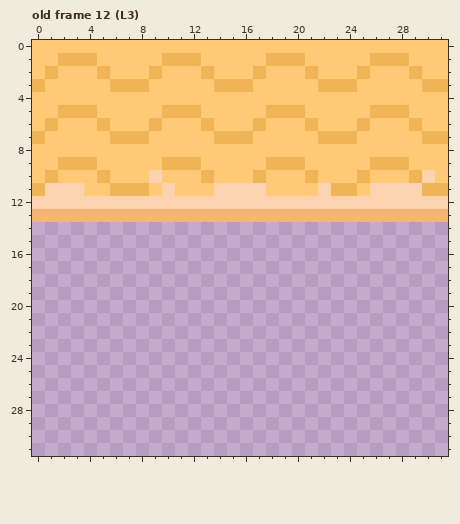
Two versions of one pixel-art file, TileMapPlayaNew.ase. The picture above was drawn from the file before the commit.
32x32 pixels, 35 frames. Shown: old frame 12 (L3). The commit also changed other frames, which this record leaves out.
After the commit:
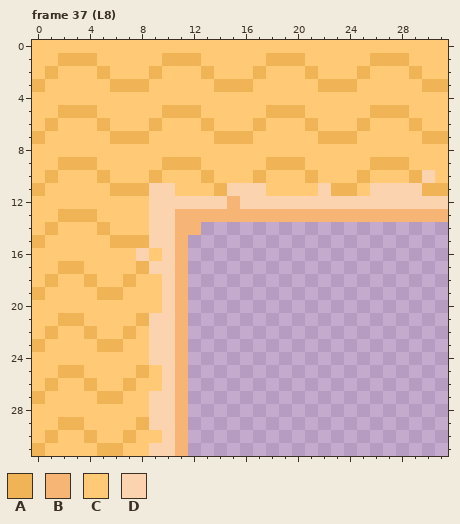
Palette (. is transparent): A #f0b355  B #f7b575  C #ffc975  D #fbd4af
A new or re-ordered frame is compared with the old frame closest to it.
Changes in this commit:
frames 35 -> 40
Frame 37 (L8) is new; against old frame 12 (L3), layer "Layer 2":
The edit adds colour A in row 14 at x 1 and 5; in row 15 at x 0 and 6 to 8; in row 17 at x 2 to 3 and 8; in row 18 at x 1, 4 and 7; in row 19 at x 0 and 5 to 6; in row 21 at x 2 to 3 and 8.
The edit adds colour A in row 22 at x 1, 4 and 7; in row 23 at x 0 and 5 to 6; in row 25 at x 2 to 3 and 8; in row 26 at x 1, 4 and 7; in row 27 at x 0 and 5 to 6; in row 29 at x 2 to 3 and 8.
The edit adds colour A in row 30 at x 1, 4 and 7; in row 31 at x 0 and 5 to 6.
Colour B gives way to colour A in row 13 at x 2 to 4.
Colour D gives way to colour A in row 10 at x 9; in row 11 at x 14.
The edit adds colour B in row 14 at x 11 to 12; in rows 15 to 31 at x 11.
Colour D gives way to colour B in row 12 at x 15.
The edit adds colour C in row 14 at x 0, 2 to 4 and 6 to 8; in row 15 at x 1 to 5; in row 16 at x 0 to 7 and 9; in row 17 at x 0 to 1 and 4 to 7; in row 18 at x 0, 2 to 3, 5 to 6 and 8 to 9; in row 19 at x 1 to 4 and 7 to 9.
The edit adds colour C in row 20 at x 0 to 9; in row 21 at x 0 to 1 and 4 to 7; in row 22 at x 0, 2 to 3, 5 to 6 and 8; in row 23 at x 1 to 4 and 7 to 8; in row 24 at x 0 to 8; in row 25 at x 0 to 1, 4 to 7 and 9.
The edit adds colour C in row 26 at x 0, 2 to 3, 5 to 6 and 8 to 9; in row 27 at x 1 to 4 and 7 to 8; in row 28 at x 0 to 8; in row 29 at x 0 to 1 and 4 to 7; in row 30 at x 0, 2 to 3, 5 to 6 and 8 to 9; in row 31 at x 1 to 4 and 7 to 8.
Colour B gives way to colour C in row 13 at x 0 to 1 and 5 to 8.
Colour D gives way to colour C in row 11 at x 1 to 3; in row 12 at x 0 to 8.
The edit adds colour D in rows 14 to 15 at x 9 to 10; in row 16 at x 8 and 10; in row 17 at x 9 to 10; in rows 18 to 20 at x 10; in rows 21 to 24 at x 9 to 10; in rows 25 to 26 at x 10.
The edit adds colour D in rows 27 to 29 at x 9 to 10; in row 30 at x 10; in row 31 at x 9 to 10.
Colour B gives way to colour D in row 13 at x 9 to 10.
Colour C gives way to colour D in row 11 at x 9.
Pixel boxes of the changes (left, top, right, bottom) in both pictures:
changed: (32, 170, 240, 456)
